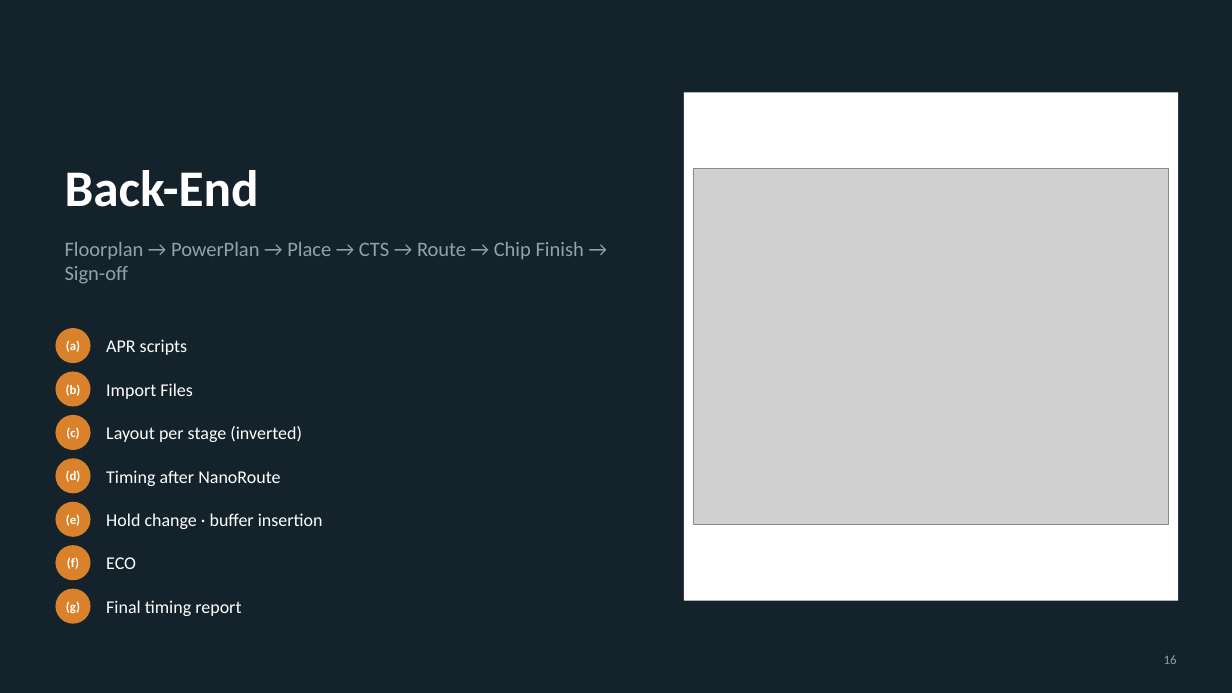
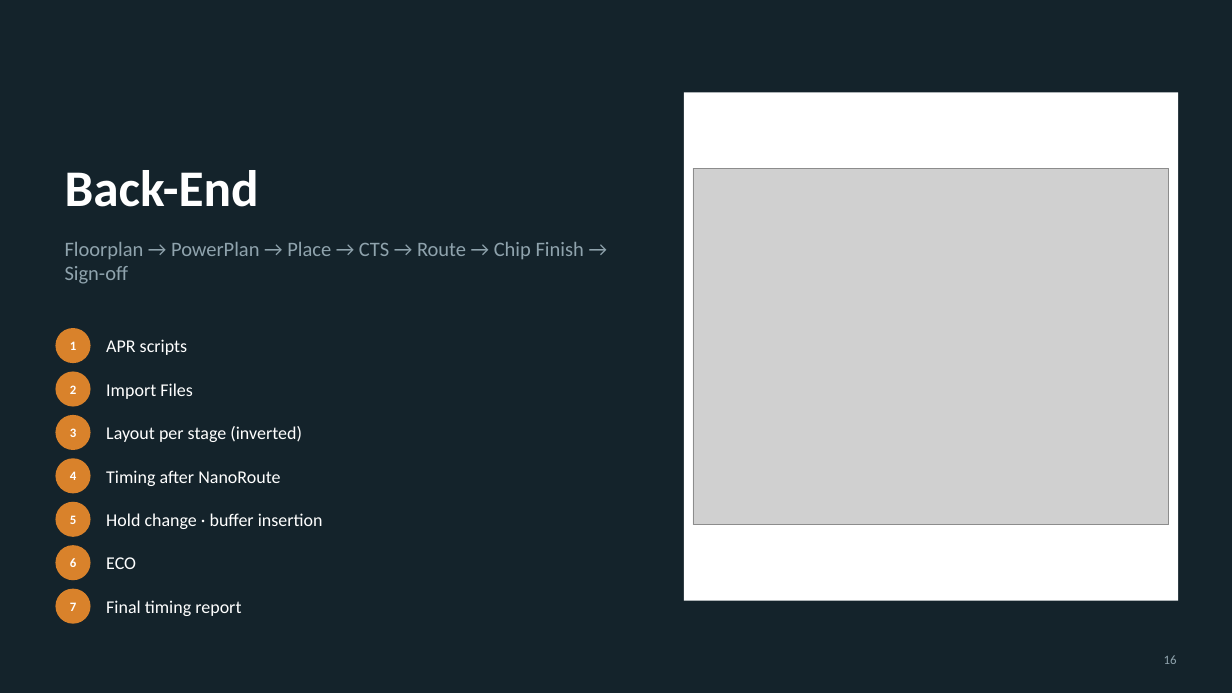
Before and after one commit to Chad-Jung/Project, a slide deck: slide 16 of proj1_make/TOP/DOC/UART_IP_Portfolio_EN.pptx. Drawn at 1232x693 pixels with LibreOffice and Linux fonts; fonts in the diff are those of the drawing; grey boxes stand for pictures. Boxes give left, top, right and bottom in pixels: in the first picture for what was removed or moved away, otherwise in the second. Text is boxed around its words. In the diff, an @@ line names an element or a change of style, - is before the commit and + after.

```diff
--- a/proj1_make/TOP/DOC/UART_IP_Portfolio_EN.pptx
+++ b/proj1_make/TOP/DOC/UART_IP_Portfolio_EN.pptx
@@ text at [70, 341, 76, 350]: text changed @@
-(a)
+1
@@ text at [70, 385, 76, 394]: text changed @@
-(b)
+2
@@ text at [70, 428, 76, 437]: text changed @@
-(c)
+3
@@ text at [70, 471, 76, 480]: text changed @@
-(d)
+4
@@ text at [70, 515, 76, 524]: text changed @@
-(e)
+5
@@ text at [70, 558, 76, 567]: text changed @@
-(f)
+6
@@ text at [70, 602, 76, 611]: text changed @@
-(g)
+7
```
Also in this commit, not shown: 23 other slides changed, 7 other files.
